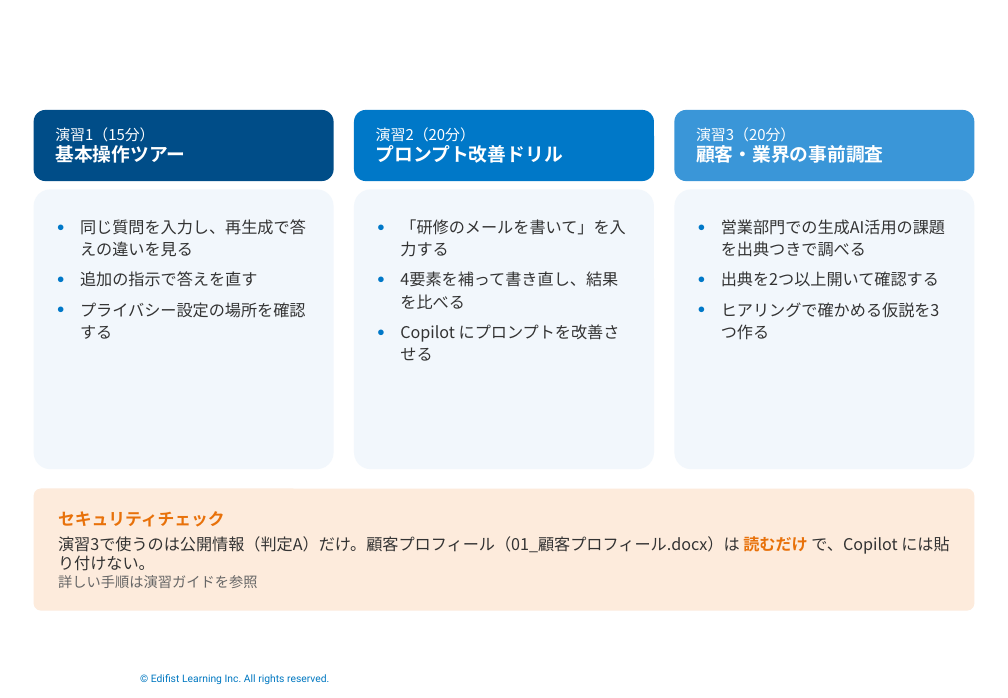
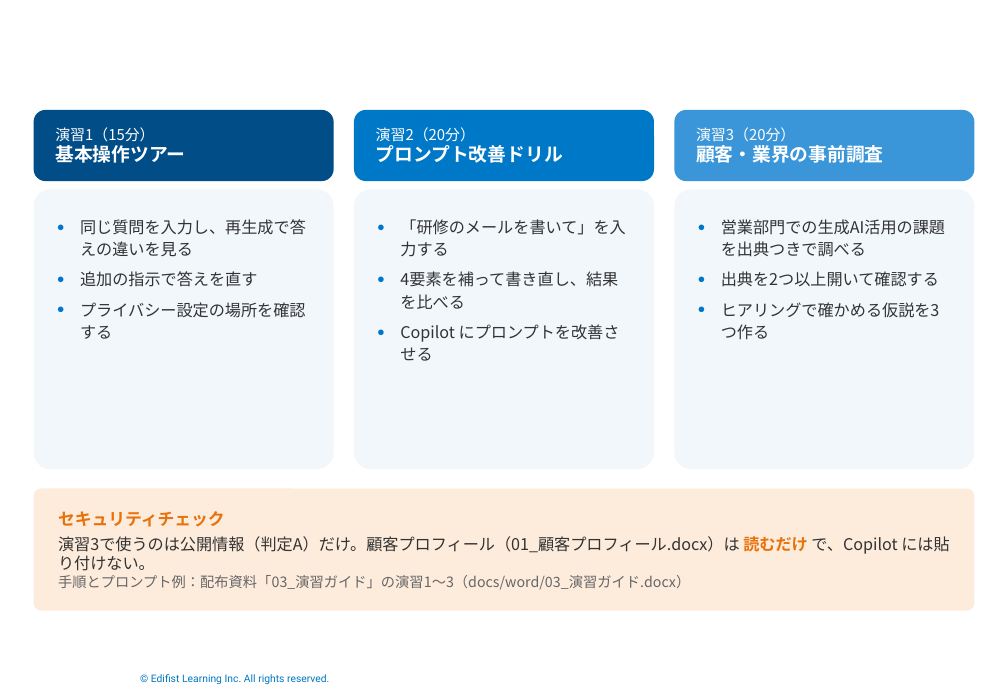
Before and after one commit to Takahashi-eiji-0708/work2026, a slide deck: slide 22 of slides/ソリューション営業のための生成AIセキュア活用実践.pptx. Drawn at 1008x698 pixels with LibreOffice and Linux fonts; fonts in the diff are those of the drawing; background and template pictures are left out. Boxes give left, top, right and bottom in pixels: in the first picture for what was removed or moved away, otherwise in the second. Text is boxed around its words. In the diff, an @@ line names an element or a change of style, - is before the commit and + after.

```diff
--- a/slides/ソリューション営業のための生成AIセキュア活用実践.pptx
+++ b/slides/ソリューション営業のための生成AIセキュア活用実践.pptx
@@ text in rounded rectangle at bbox=[58, 575, 690, 590]: text changed @@
-詳しい手順は演習ガイドを参照
+手順とプロンプト例：配布資料「03_演習ガイド」の演習1〜3（docs/word/03_演習ガイド.docx）
```
Also in this commit, not shown: 6 slides added, 15 other files.
